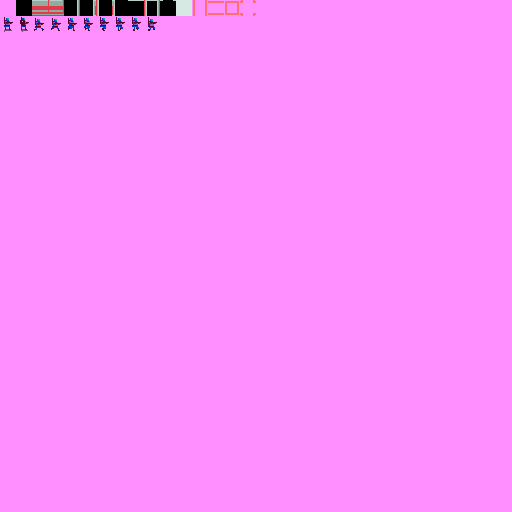
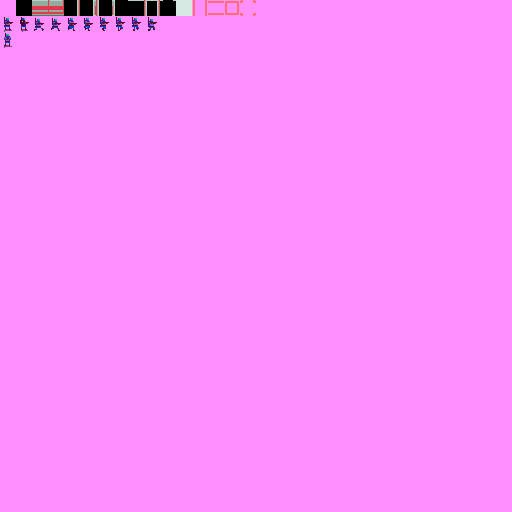
The second 512 × 512 image is a revision of the first. Changes to its layers:
added group "down" (1st of 2, in "Player") with 2 layers in group "Player" over [left=4, top=33, right=12, bottom=48]
added layer "shadow" (2nd of 3, in "Player" › "down") (50%) in group "down" over [left=4, top=45, right=12, bottom=48]
added layer "down" (2nd of 2, in "Player" › "down") in group "down" over [left=4, top=33, right=11, bottom=46]
